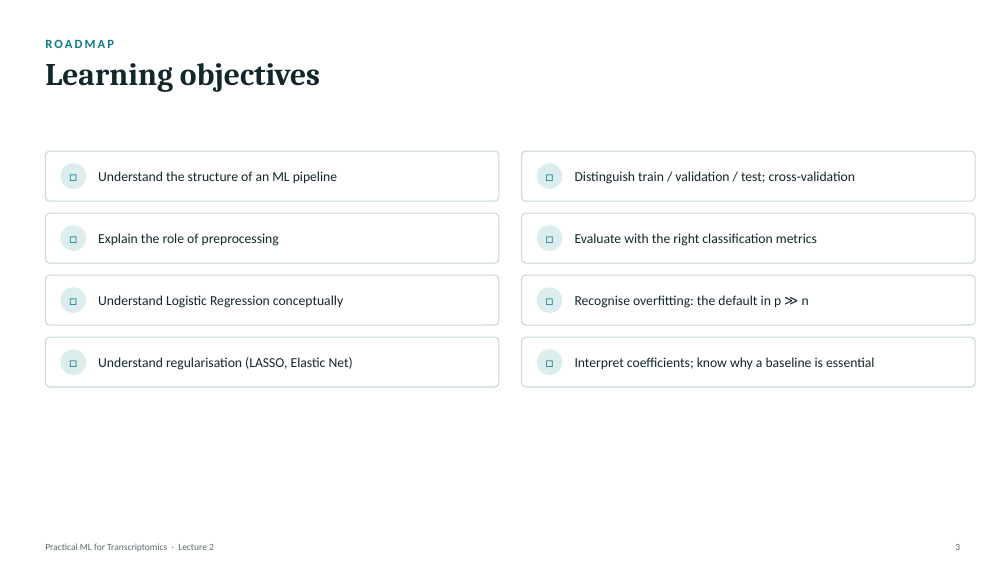
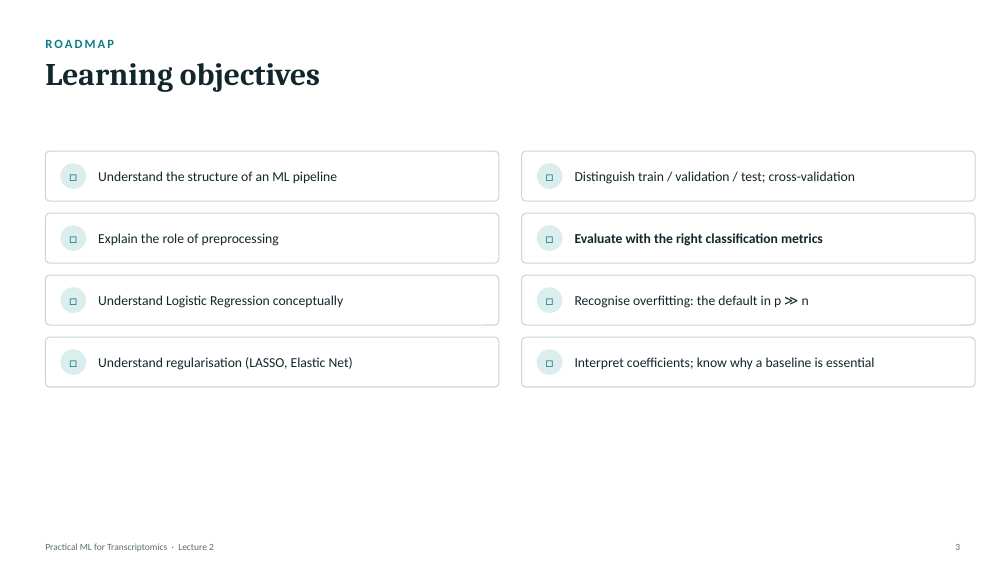
Before and after one commit to zhanyinx/ml26, a slide deck: slide 3 of lessons/lesson02_baseline_model/theory/slides/Lecture2 - Building the First Predictive Model.pptx. Drawn at 1008x567 pixels with LibreOffice and Linux fonts; fonts in the diff are those of the drawing. Boxes give left, top, right and bottom in pixels: in the first picture for what was removed or moved away, otherwise in the second. Text is boxed around its words. In the diff, an @@ line names an element or a change of style, - is before the commit and + after.

```diff
--- a/lessons/lesson02_baseline_model/theory/slides/Lecture2 - Building the First Predictive Model.pptx
+++ b/lessons/lesson02_baseline_model/theory/slides/Lecture2 - Building the First Predictive Model.pptx
@@ text "Evaluate with the right classification ..." at (575,233,823,246): bold on @@
```
Also in this commit, not shown: 10 other slides changed.
